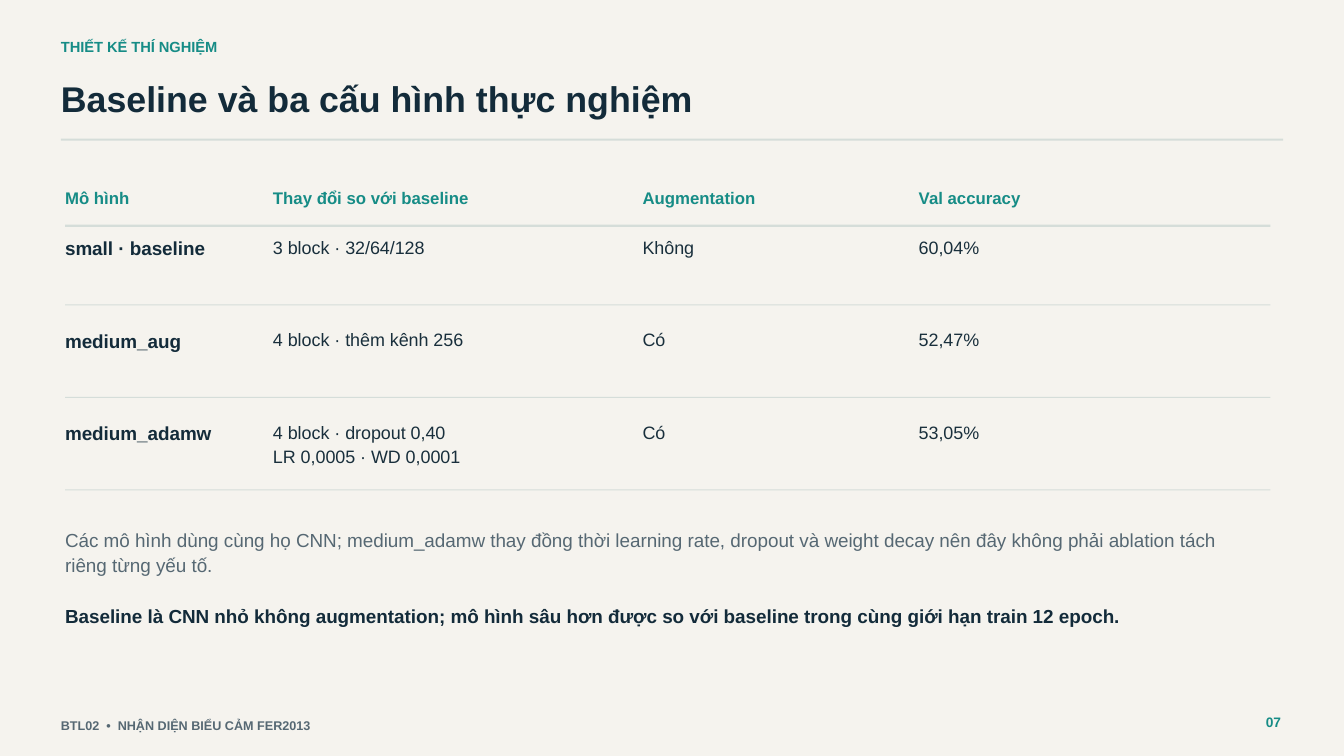
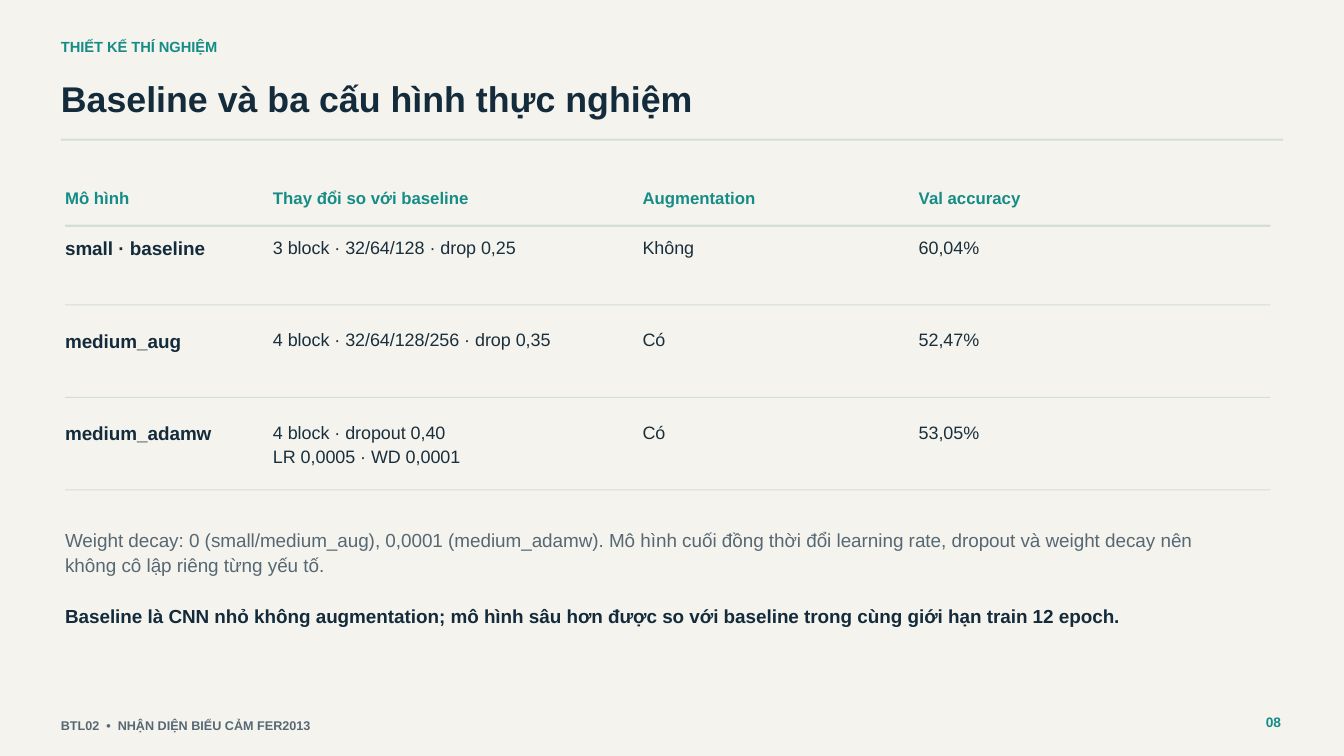
Before and after one commit to sangnpdev/hoc-sau-group-repo, a slide deck: slide 8 of BTL02-EmotionRecognition/reports/presentation/BTL02_FER2013_BaoCao_Final.pptx (slide 7 before the commit). Drawn at 1344x756 pixels with LibreOffice and Linux fonts; fonts in the diff are those of the drawing. Boxes give left, top, right and bottom in pixels: in the first picture for what was removed or moved away, otherwise in the second. Text is boxed around its words. In the diff, an @@ line names an element or a change of style, - is before the commit and + after.

```diff
--- a/BTL02-EmotionRecognition/reports/presentation/BTL02_FER2013_BaoCao_Final.pptx
+++ b/BTL02-EmotionRecognition/reports/presentation/BTL02_FER2013_BaoCao_Final.pptx
@@ text at [273,241,516,258]: text changed @@
-3 block · 32/64/128
+3 block · 32/64/128 · drop 0,25
@@ text at [273,333,551,350]: text changed @@
-4 block · thêm kênh 256
+4 block · 32/64/128/256 · drop 0,35
@@ text at [65,533,1192,576]: text changed @@
-Các mô hình dùng cùng họ CNN; medium_adamw thay đồng thời learning rate, dropout và weight decay nên đây không phải ablation tách riêng từng yếu tố.
+Weight decay: 0 (small/medium_aug), 0,0001 (medium_adamw). Mô hình cuối đồng thời đổi learning rate, dropout và weight decay nên không cô lập riêng từng yếu tố.
@@ text at [1266,717,1281,727]: text changed @@
-07
+08
```
Also in this commit, not shown: 10 other slides changed, 1 slide added, 3 other files.
